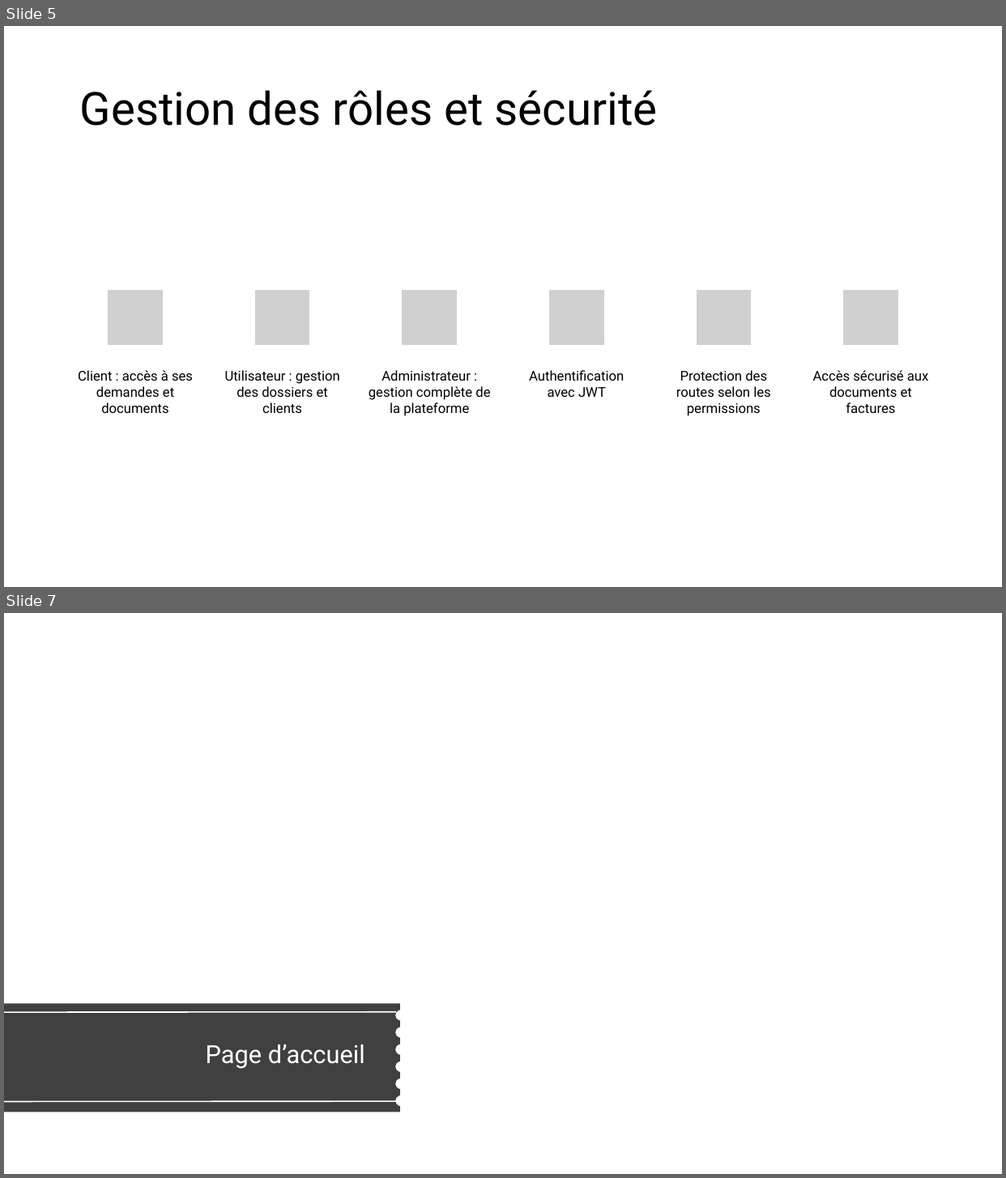
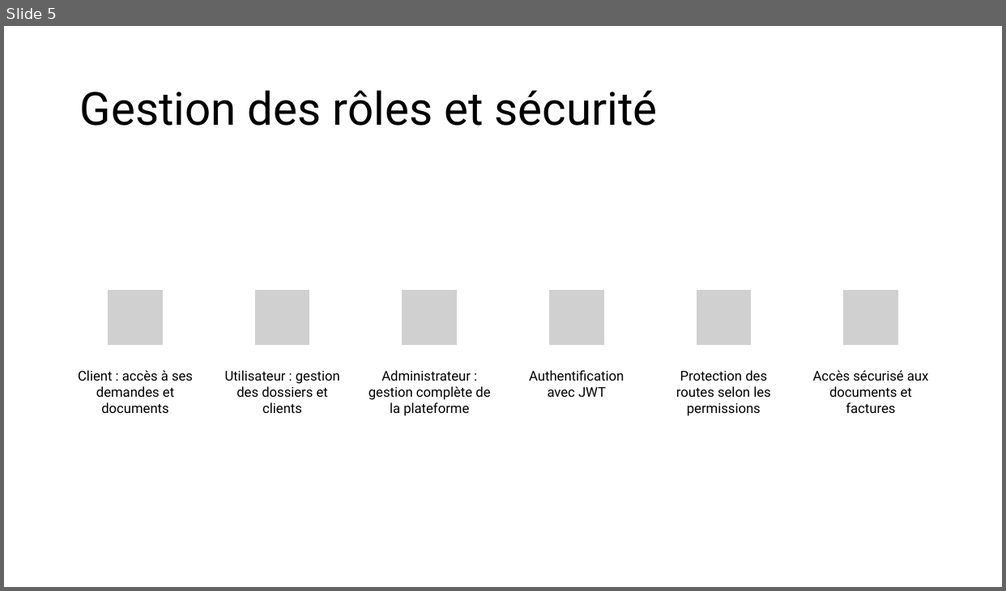
Before and after one commit to xpelletier07/Projet_Site_Immigration, a slide deck: Mandats/Mandat_3/Présentation.pptx. Shown one above the other, each under a label of ours: slides 5 and 7 before the commit, slide 5 after it; the slides between them are not shown. The pictures are 1006x1178 and 1006x591 pixels, drawn with LibreOffice and Linux fonts; fonts in the diff are those of the drawing; grey boxes stand for pictures. Boxes give left, top, right and bottom in pixels: in the first picture for what was removed or moved away, otherwise in the second. Text is boxed around its words. In the diff, an @@ line names an element or a change of style, - is before the commit and + after.

```diff
--- a/Mandats/Mandat_3/Présentation.pptx
+++ b/Mandats/Mandat_3/Présentation.pptx
@@ slide 7 removed at box(4, 613, 1002, 1174), background #FFFFFF @@
@@ freeform shape removed at box(4, 1003, 400, 1112) @@
@@ line removed from (4, 1013) to (396, 1012) @@
@@ title removed at box(206, 1045, 365, 1069) @@
-Page d’accueil
@@ line removed from (4, 1102) to (396, 1102) @@
```
Also in this commit, not shown: 15 slides changed, 16 other slides removed.
